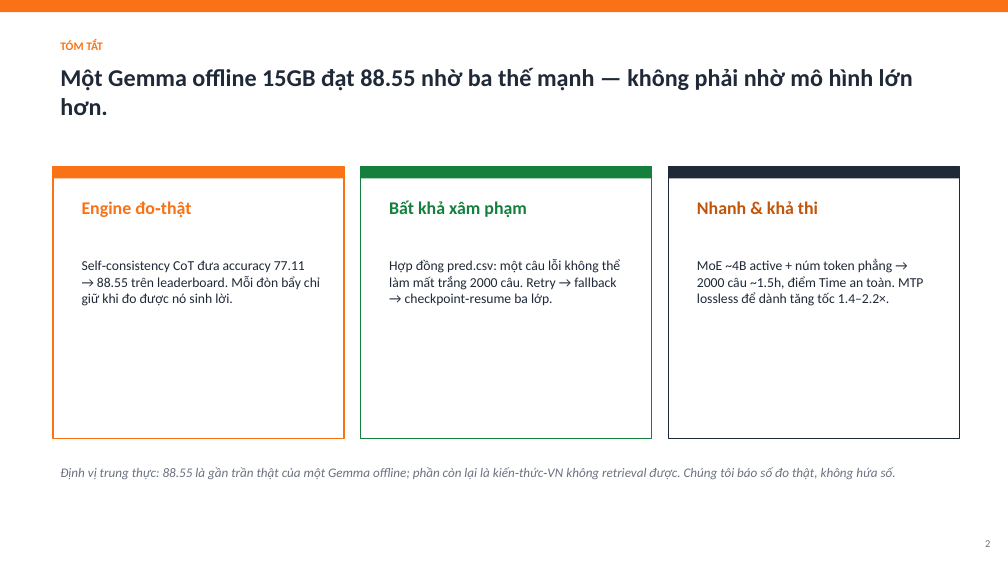
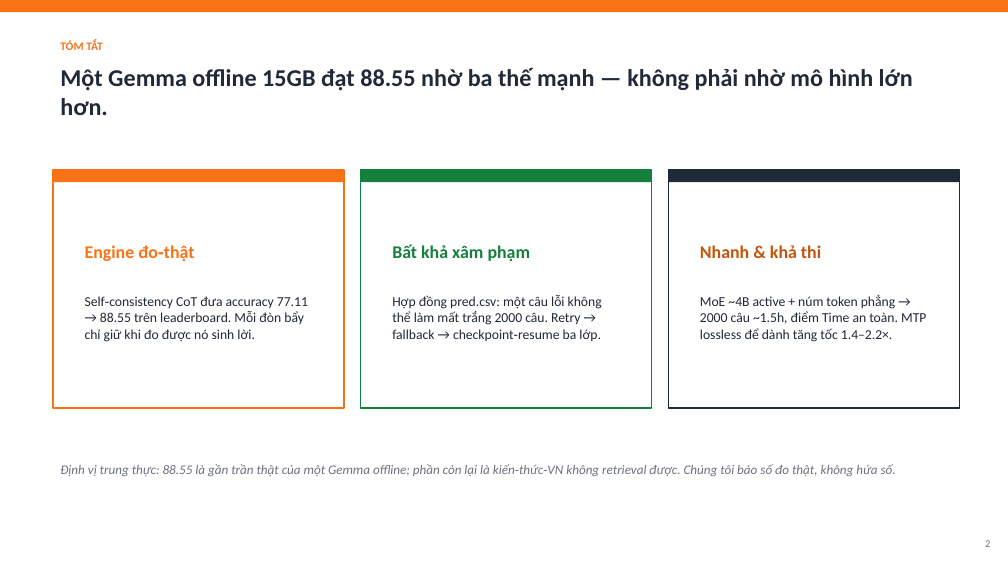
Before and after one commit to meiiie/bang_c, a slide deck: slide 2 of docs/Neko-Core-Thuyet-minh-phuong-phap.pptx. Drawn at 1008x567 pixels with LibreOffice and Linux fonts; fonts in the diff are those of the drawing. Boxes give left, top, right and bottom in pixels: in the first picture for what was removed or moved away, otherwise in the second. Text is boxed around its words. In the diff, an @@ line names an element or a change of style, - is before the commit and + after.

```diff
--- a/docs/Neko-Core-Thuyet-minh-phuong-phap.pptx
+++ b/docs/Neko-Core-Thuyet-minh-phuong-phap.pptx
@@ rectangle: place and size @@
-rectangle at [53, 166, 344, 439]
+rectangle at [53, 170, 344, 408]
@@ rectangle: place and size @@
-rectangle at [361, 166, 652, 439]
+rectangle at [361, 170, 652, 408]
@@ 3 rectangles: place and size @@
-3 rectangles at [53, 166, 960, 178]
+3 rectangles at [53, 170, 960, 182]
@@ rectangle: place and size @@
-rectangle at [668, 166, 960, 439]
+rectangle at [668, 170, 960, 408]
@@ text "Engine đo‑thật": place and size @@
-text "Engine đo‑thật" at [82, 260, 320, 306]
+text "Engine đo‑thật" at [85, 245, 308, 342]
@@ text removed at [82, 201, 192, 217] @@
-Engine đo‑thật
@@ vertical alignment top to middle in 3 elements at [700, 245, 926, 342], [85, 245, 308, 342], [392, 244, 602, 341] @@
@@ text "Bất khả xâm phạm": place and size @@
-text "Bất khả xâm phạm" at [389, 259, 620, 306]
+text "Bất khả xâm phạm" at [392, 244, 602, 341]
@@ text removed at [389, 200, 527, 217] @@
-Bất khả xâm phạm
@@ text "Nhanh & khả thi": place and size @@
-text "Nhanh & khả thi" at [697, 259, 923, 306]
+text "Nhanh & khả thi" at [700, 245, 926, 342]
@@ text removed at [697, 201, 818, 214] @@
-Nhanh & khả thi
@@ text at [85, 245, 195, 261]: paragraph added @@
+Engine đo‑thật
@@ text at [392, 244, 531, 261]: paragraph added @@
+Bất khả xâm phạm
@@ text at [700, 245, 821, 258]: paragraph added @@
+Nhanh & khả thi
@@ text at [85, 296, 308, 342]: more space between paragraphs @@
@@ text at [392, 295, 602, 341]: more space between paragraphs @@
@@ text at [700, 294, 926, 342]: more space between paragraphs @@
```
Also in this commit, not shown: 2 other slides changed, 1 other file.
